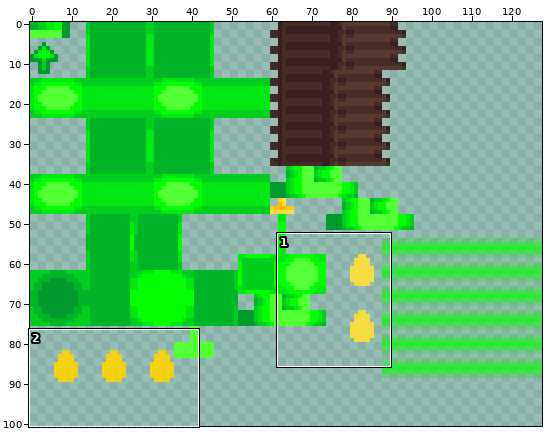
Two versions of one sprite sheet, src/main/resources/assets/awt/textures/blockentities/exteriors/limegreenonion/limegreenonion.png. The first picture is a wide view before the edit; the outline marks the close-up.
Close-up. Before the commit:
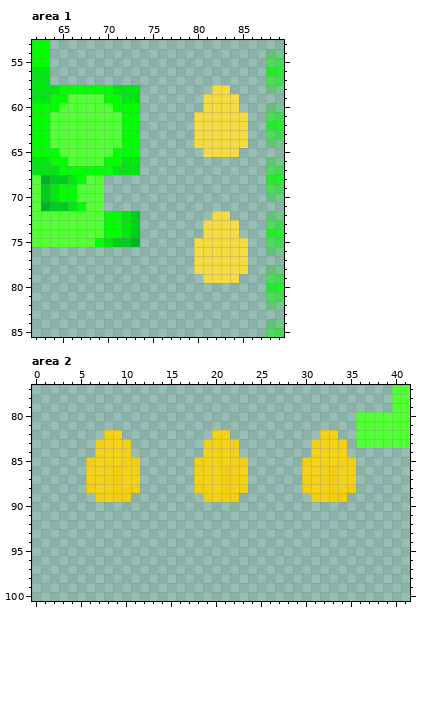
The file is 128x128 pixels. Colours within 5 levels of each other are drawn and written as one. Shown: area 1: x 62..89, y 53..85; area 2: x 0..41, y 77..100. The wide view leaves out empty margins.
After the commit:
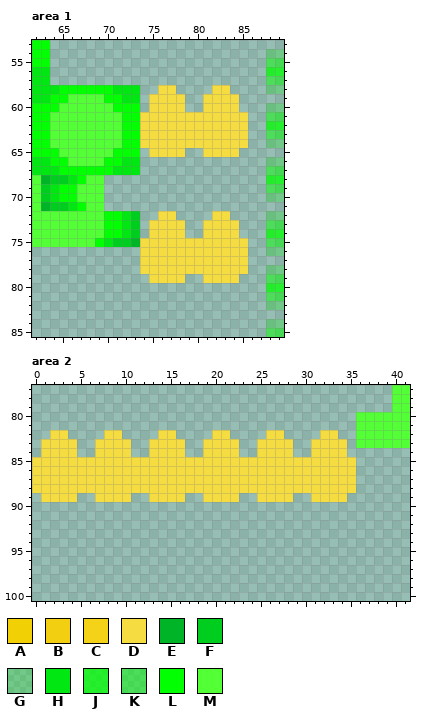
Palette (. is transparent): A #f1d005  B #f3cf11  C #f4d218  D #f4dc41  E #00b428  F #00ce1f  G #00e7003f  H #00e711  J #01ff01bf  K #02ff027f  L #02ff02  M #53ff35
Edits made:
--- area 1
@@ x 72..81 @@
 57 ..........
-58 HH........
-59 HH.......D
-60 LL.......D
-61 LL......DD
-62 LL......DD
-63 LL......DD
-64 LL......DD
-65 LL.......D
+58 HH..DD....
+59 HH.DDDD..D
+60 LL.DDDD..D
+61 LLDDDDDDDD
+62 LLDDDDDDDD
+63 LLDDDDDDDD
+64 LLDDDDDDDD
+65 LL.DDDD..D
 66 HH........
@@ x 72..81 @@
 71 ..........
-72 HF........
-73 HF.......D
-74 HF.......D
-75 FE......DD
-76 ........DD
-77 ........DD
-78 ........DD
-79 .........D
+72 HF..DD....
+73 HF.DDDD..D
+74 HF.DDDD..D
+75 FEDDDDDDDD
+76 ..DDDDDDDD
+77 ..DDDDDDDD
+78 ..DDDDDDDD
+79 ...DDDD..D
 80 ..........
--- area 2
@@ x 0..41 @@
  81 ....................................MMMMMM
- 82 ........CC..........CC..........CC..MMMMMM
- 83 .......BCCB........BCCB........BCCB.MMMMMM
- 84 .......CCCC........CCCC........CCCC.......
- 85 ......BCCCCB......BCCCCB......BCCCCB......
- 86 ......CCCBCC......CCCBCC......CCCBCC......
- 87 ......CCCBCC......CCCBCC......CCCBCC......
- 88 ......BCCBCB......BCCBCB......BCCBCB......
- 89 .......BCBB........BCBB........BCBA.......
+ 82 ..DD....DD....DD....DD....DD....DD..MMMMMM
+ 83 .DDDD..DDDD..DDDD..DDDD..DDDD..DDDD.MMMMMM
+ 84 .DDDD..DDDD..DDDD..DDDD..DDDD..DDDD.......
+ 85 DDDDDDDDDDDDDDDDDDDDDDDDDDDDDDDDDDDD......
+ 86 DDDDDDDDDDDDDDDDDDDDDDDDDDDDDDDDDDDD......
+ 87 DDDDDDDDDDDDDDDDDDDDDDDDDDDDDDDDDDDD......
+ 88 DDDDDDDDDDDDDDDDDDDDDDDDDDDDDDDDDDDD......
+ 89 .DDDD..DDDD..DDDD..DDDD..DDDD..DDDD.......
  90 ..........................................
Where, in picture pixels (left, top, right, bottom), the same in both close-ups:
added: (140, 85, 194, 157)
added: (140, 211, 194, 283)
changed: (32, 430, 356, 502)
